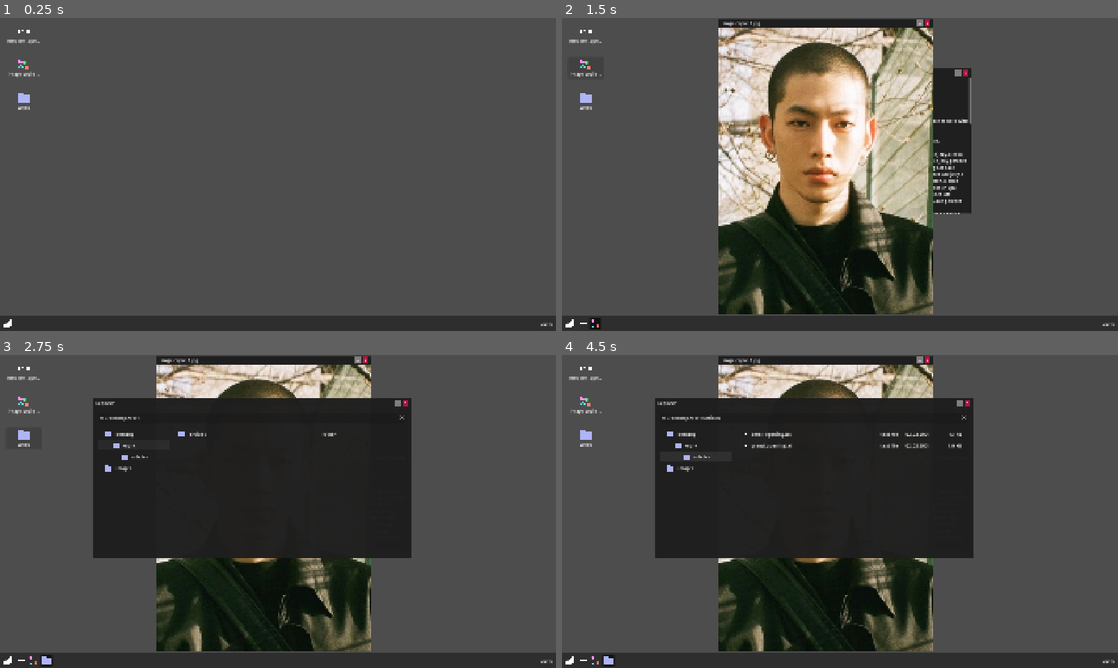
Above: before the commit, frames 1-4 (two rows, left to right).
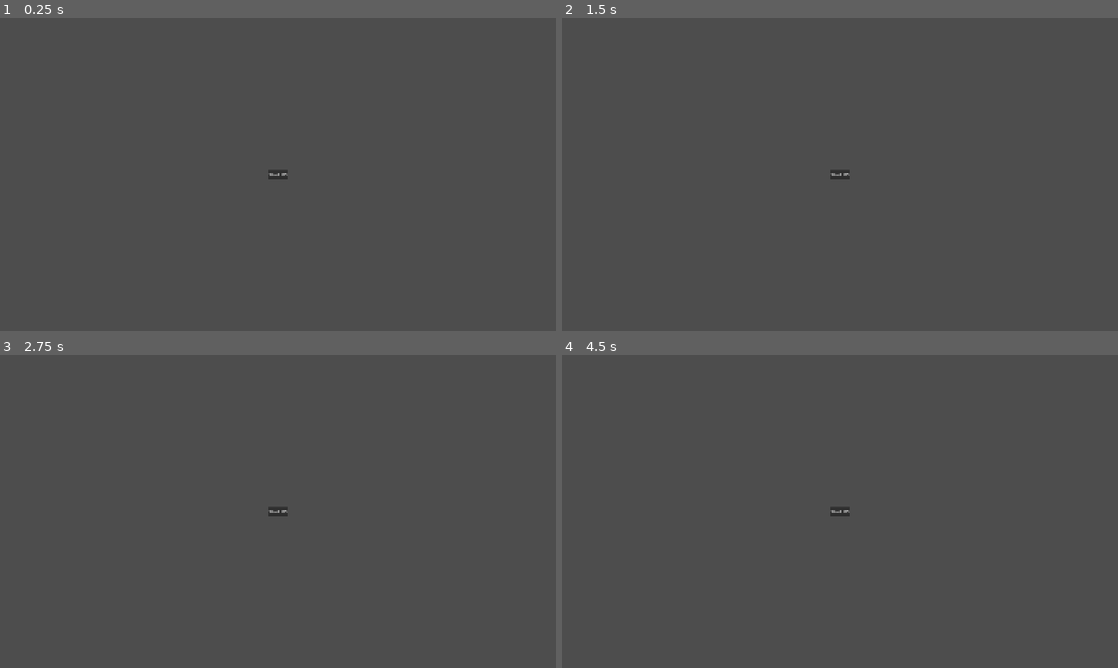
Above: after the commit, the same moments.

Repository: Dherleth/melon-os
Game: Godot game, scene res://your_main_scene.tscn
The game is run twice, just before and just after one commit, with the same random seed, the same clock (stepped at 60 frames per second) and the same inputs. Before the commit the project starts from res://os/core/os_system/os_system.tscn.
Inputs (mouse positions are in pixels of both pictures, inside the frame that each line leads up to):
- Up to frame 1 (0.25 s): no input
- Up to frame 2 (1.5 s): click (584, 33) at 0.52 s; click (584, 68) at 1.27 s
- Up to frame 3 (2.75 s): click (22, 439) at 2.02 s
- Up to frame 4 (4.5 s): click (695, 433) at 2.77 s; click (695, 445) at 3.52 s; click (695, 458) at 4.27 s

The runs differ from the first frame. In frame 1, 5.2% of the frame differs, in the area x 0-100%, y 3-100%; in frame 2, 44%; in frame 3, 50%, in the area x 0-100%, y 0-100%; in frame 4, 50%.

Commit message:
No need to register apps anymore

Diff:
--- a/main.tscn
+++ /dev/null
@@ -1,3 +0,0 @@
-[gd_scene format=3 uid="uid://c8nltke787h75"]
-
-[node name="Main" type="Node2D" unique_id=1351036137]
--- a/os/core/os_app/os_app_manager.gd
+++ b/os/core/os_app/os_app_manager.gd
@@ -1,7 +1,6 @@
 class_name OsAppManager
 extends Node
 
-var available_apps: Dictionary[StringName, OsAppDefinition] = {}
 var running_apps: Array[OsAppScene] = []
 
 var windows_container: OsWindowsContainer
@@ -9,21 +8,10 @@
 var os_system: OsSystem
 
 
-func register_app(definition: OsAppDefinition) -> void:
-	available_apps[definition.id] = definition
-
-
-func launch_app(app_id: StringName, file_path := "") -> OsAppScene:
-	# Does the app with app_id exists ?
-	if not available_apps.has(app_id):
-		os_system.add_notification("No app able to open that file")
-		return null
-
-	var definition: OsAppDefinition = available_apps[app_id]
-
+func launch_app(app_definition: OsAppDefinition, file_path := "") -> OsAppScene:
 	# Can the app be launched multiple times ?
-	if not definition.allow_multiple_instances:
-		var existing := _get_running_instance(app_id)
+	if not app_definition.allow_multiple_instances:
+		var existing := _get_running_instance(app_definition.id)
 
 		if existing:
 			if windows_container:
@@ -31,8 +19,8 @@
 			return existing
 
 	# Instantiate the app and sets it's necessary data to work
-	var app_instance = definition.scene.instantiate() as OsAppScene
-	app_instance.app_definition = definition
+	var app_instance = app_definition.scene.instantiate() as OsAppScene
+	app_instance.app_definition = app_definition
 	app_instance.file_path = file_path
 	app_instance.os_system = os_system
 
--- a/os/core/os_desktop/os_desktop.gd
+++ b/os/core/os_desktop/os_desktop.gd
@@ -8,8 +8,8 @@
 var os_system: OsSystem
 
 func setup() -> void:
-	if DirAccess.dir_exists_absolute(os_system.os_definition.desktop_path):
-		scan_directory(os_system.os_definition.desktop_path)
+	if DirAccess.dir_exists_absolute(os_system.os_definition.desktop_folder_path):
+		scan_directory(os_system.os_definition.desktop_folder_path)
 	else:
 		printerr("Desktop path does not exists")
 
--- a/os/core/os_system/os_system.gd
+++ b/os/core/os_system/os_system.gd
@@ -15,9 +15,6 @@
 	app_manager.windows_container = os_window_container
 	app_manager.task_bar = os_task_bar
 
-	for app_definition in os_definition.apps:
-		app_manager.register_app(app_definition)
-
 	os_desktop.os_system = self
 	os_desktop.setup()
 
@@ -26,11 +23,10 @@
 # The app then has the responsability to know how to open the file and use the
 # data in it.
 func open_file(file_path: String):
-	var file_extension = file_path.get_extension()
+	var app_definition = get_file_app_association(file_path)
 
-	if os_definition.file_associations.has(file_extension):
-		var app_id = os_definition.file_associations[file_extension].id
-		app_manager.launch_app(app_id, file_path)
+	if app_definition:
+		app_manager.launch_app(app_definition, file_path)
 	else:
 		add_notification("No app able to open that file")
 
--- a/os/core/os_system/os_system_definition.gd
+++ b/os/core/os_system/os_system_definition.gd
@@ -1,8 +1,5 @@
 class_name OsSystemDefinition
 extends Resource
-
-@export_group("Apps")
-@export var apps: Array[OsAppDefinition]
 
 @export_group("Filesystem")
 @export var filesystem_base_path := "res://os/data/filesystem"
@@ -10,5 +7,5 @@
 @export var file_associations: Dictionary[String, OsAppDefinition] = {}
 
 @export_group("Desktop")
-@export var desktop_path := "res://os/data/filesystem/desktop"
+@export var desktop_folder_path := "res://os/data/filesystem/desktop"
 @export var desktop_icons_per_column := 8
--- a/os/core/os_window/os_window.gd
+++ b/os/core/os_window/os_window.gd
@@ -25,9 +25,9 @@
 func setup(app_instance_p: OsAppScene) -> void:
 	app_instance = app_instance_p
 	title_label.text = app_instance.get_window_name()
+	app_container.add_child(app_instance)
 	size = app_instance.app_definition.default_size
 	app_instance.os_window = self
-	app_container.add_child(app_instance)
 	app_instance.set_anchors_and_offsets_preset(Control.PRESET_FULL_RECT)
 	app_instance.focused.connect(_on_app_focused)
 
@@ -50,7 +50,6 @@
 	if window_size.x >= usable_width or window_size.y >= usable_height:
 		var window_aspect = min(usable_width / window_size.x, usable_height / window_size.y)
 		window_size = Vector2i(window_size.x * window_aspect,window_size.y * window_aspect)
-
 	size = window_size
 
 
--- a/os/core/os_window/os_window.tscn
+++ b/os/core/os_window/os_window.tscn
@@ -27,10 +27,12 @@
 
 [node name="OsWindow" type="PanelContainer" unique_id=1959368544]
 custom_minimum_size = Vector2(300, 200)
-offset_right = 300.0
-offset_bottom = 200.0
+anchors_preset = -1
+anchor_right = 0.15625
+anchor_bottom = 0.18518518
 theme_override_styles/panel = SubResource("StyleBoxFlat_x41k1")
 script = ExtResource("1_4bawu")
+metadata/_edit_use_anchors_ = true
 
 [node name="VBoxContainer" type="VBoxContainer" parent="." unique_id=1866413373]
 layout_mode = 2
--- a/os/data/apps/file_explorer/file_explorer.gd
+++ b/os/data/apps/file_explorer/file_explorer.gd
@@ -77,18 +77,18 @@
 	return app_definition.name
 
 
-func _on_file_button_pressed(file_path: String) -> void:
+func _on_file_button_pressed(file_path_p: String) -> void:
 	# If it is a folder we don't ask the OS to open it, because it would launch
 	# a new instance of the file explorer. We want to stay in the current one
 	focused.emit(self)
 
-	if file_path.get_extension() == "":
-		_set_path_input_text(file_path)
+	if file_path_p.get_extension() == "":
+		_set_path_input_text(file_path_p)
 
-		scan_directory(file_path)
+		scan_directory(file_path_p)
 		_update_tree_current_folder()
 	else:
-		os_system.open_file(file_path)
+		os_system.open_file(file_path_p)
 
 
 func _set_path_input_text(path: String) -> void:
--- a/os/data/apps/imager/imager.gd
+++ b/os/data/apps/imager/imager.gd
@@ -12,7 +12,7 @@
 	var window_size = texture.get_size()
 	os_window.set_app_container_size(window_size)
 
-	if window_size.y >= (os_window.get_viewport_rect().size.y / 2.0 + 100):
+	if window_size.y >= (os_window.get_viewport_rect().size.y * 0.75):
 		os_window.position = Vector2i(os_window.position.x, randi_range(2, 5))
 
 
--- a/os/data/os/melon_os_definiton.tres
+++ b/os/data/os/melon_os_definiton.tres
@@ -9,7 +9,6 @@
 
 [resource]
 script = ExtResource("2_w3sbq")
-apps = Array[ExtResource("1_h2snm")]([ExtResource("2_2cilk"), ExtResource("3_dpuia"), ExtResource("4_ywwn4")])
 filesystem_base_path = "res://os/data/filesystem/"
 extensions_to_hide = Array[String](["import"])
 file_associations = Dictionary[String, ExtResource("1_h2snm")]({
--- a/project.godot
+++ b/project.godot
@@ -11,7 +11,7 @@
 [application]
 
 config/name="MelonOs"
-run/main_scene="uid://lilq36fnlmsl"
+run/main_scene="uid://c8nltke787h75"
 config/features=PackedStringArray("4.7", "GL Compatibility")
 
 [display]
--- /dev/null
+++ b/you_main_scene.gd
@@ -0,0 +1,8 @@
+extends Control
+
+@export var os_scene: PackedScene
+
+func _on_button_pressed() -> void:
+	if os_scene:
+		var os_instance := os_scene.instantiate() as OsSystem
+		add_child(os_instance)
--- /dev/null
+++ b/your_main_scene.tscn
@@ -0,0 +1,32 @@
+[gd_scene format=3 uid="uid://c8nltke787h75"]
+
+[ext_resource type="Script" uid="uid://dh1rl68rwswxb" path="res://you_main_scene.gd" id="1_dfe2i"]
+[ext_resource type="PackedScene" uid="uid://lilq36fnlmsl" path="res://os/core/os_system/os_system.tscn" id="2_xk86t"]
+
+[node name="Main" type="Control" unique_id=50612738]
+layout_mode = 3
+anchors_preset = 15
+anchor_right = 1.0
+anchor_bottom = 1.0
+grow_horizontal = 2
+grow_vertical = 2
+size_flags_horizontal = 4
+script = ExtResource("1_dfe2i")
+os_scene = ExtResource("2_xk86t")
+
+[node name="Button" type="Button" parent="." unique_id=1890010458]
+layout_mode = 1
+anchors_preset = 8
+anchor_left = 0.5
+anchor_top = 0.5
+anchor_right = 0.5
+anchor_bottom = 0.5
+offset_left = -36.0
+offset_top = -15.5
+offset_right = 36.0
+offset_bottom = 15.5
+grow_horizontal = 2
+grow_vertical = 2
+text = "Start OS"
+
+[connection signal="pressed" from="Button" to="." method="_on_button_pressed"]
Binary file changed: os/data/filesystem/images/6ebc8675f2df3a223037b8f8aca0ebf2.jpg
Not shown, added: you_main_scene.gd.uid
